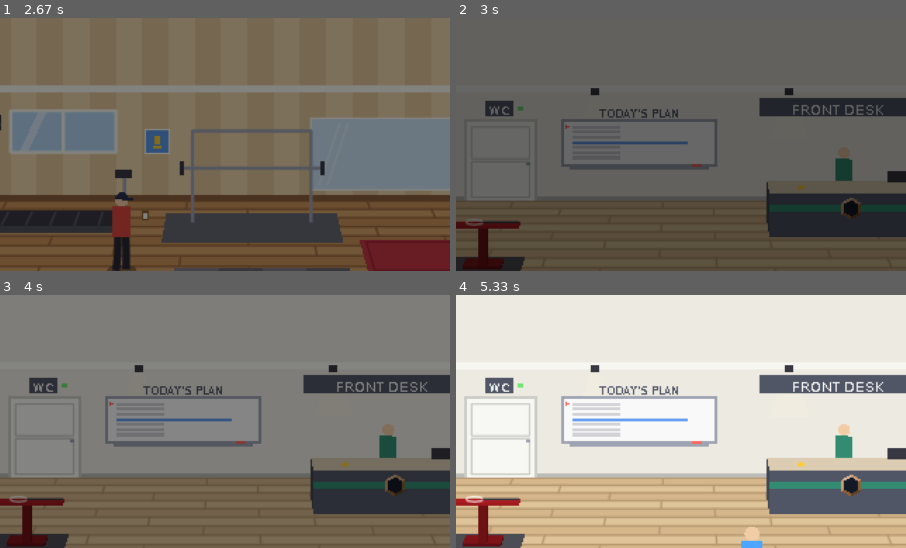
Above: before the commit, frames 1-4 (two rows, left to right).
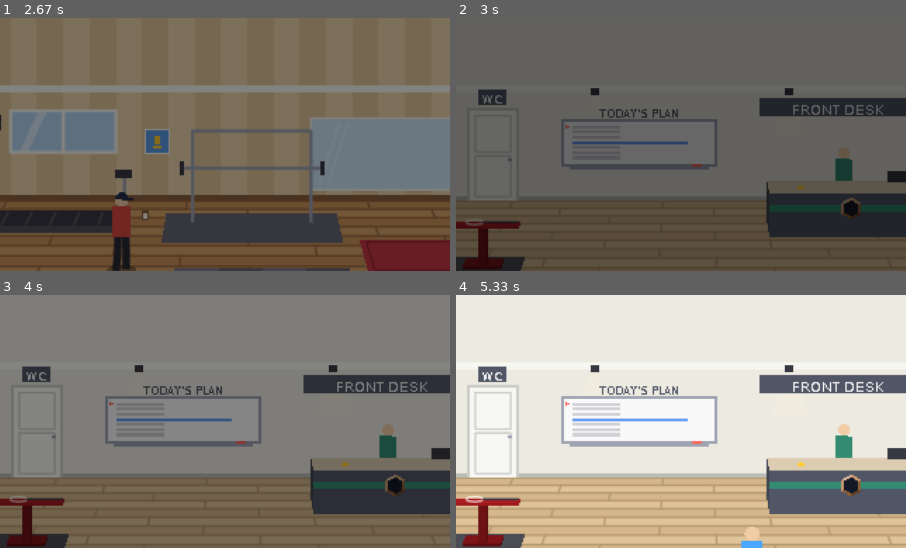
Above: after the commit, the same moments.

Repository: Weisheng-Li/Rally-Academy
Game: LÖVE game, started from main.lua
Two runs of this game, one before a commit and one after it. Both use one fixed random seed, a clock stepped at 60 frames per second and the inputs below.
Inputs (mouse positions are % of the whole screen's width and height, from its top left):
- Up to frame 1 (2.67 s): hold Right 0.33-0.8 s; click (50, 73) at 0.93 s; type "ann" at 1.77 s; tap Enter at 2.1 s; hold Right from 2.32 s (still down)
- Up to frame 2 (3 s): release Right at 2.78 s; hold Left from 2.87 s (still down)
- Up to frame 3 (4 s): release Left at 3.4 s; hold Left 3.43-3.83 s; hold Right from 3.87 s (still down)
- Up to frame 4 (5.33 s): release Right at 4.5 s; hold Left 4.53-5 s; hold Right from 5.03 s (still down)
The pictures show only the part of the screen within x 24-74%, y 14-64%; the shares and areas given below are measured in that part.

Frame 1 is identical in both runs. In frame 2, 0.6% of the frame differs, in the area x 4-18%, y 28-72%; in frame 3, 0.6%; in frame 4, 2.4%, in the area x 1-18%, y 28-73%.

Commit message:
Lobby WC: taller, narrower door; drop the occupied light
Co-Authored-By: Claude Opus 5.5 <noreply@anthropic.com>

Diff:
--- a/src/config/layout.lua
+++ b/src/config/layout.lua
@@ -92,7 +92,7 @@
       desk = { x = 1.95, y = -0.3, hx = 1.0, hy = 0.35, h = 1.05 }, receptionist = { x = 1.95, y = -1.05 },
       deskFront = { x = 1.7, y = 0.6 }, deskSign = { x1 = 0.9, x2 = 3.0 },
       board = { x1 = -1.7, x2 = 0.3, z1 = 1.0, z2 = 2.1 },              -- whiteboard on the back wall
-      wcDoor = { x1 = -3.0, x2 = -2.1, h = 2.1 }, wc = { x = -2.55, y = -1.25 },
+      wcDoor = { x1 = -2.95, x2 = -2.35, h = 2.4 }, wc = { x = -2.65, y = -1.25 },   -- tall and narrow: heights are squashed on screen
       shopWall = { x1 = -9, x2 = -3.3 },                                -- slatwall with rackets + shoes
       cabinet = { x = -5.2, y = -1.3, hx = 1.2, hy = 0.32, h = 0.85 }, browse = { x = -4.8, y = -0.45 },
       stringer = { x = -2.4, y = 1.3 }, stringerWatch = { x = -1.7, y = 1.7 },
--- a/src/view/lobby_view.lua
+++ b/src/view/lobby_view.lua
@@ -201,7 +201,7 @@
 end
 
 ---------------------------------------------------------------------------- WC, board, desk sign
-local function drawWC(cam, busy)
+local function drawWC(cam)
   local D = LS.wcDoor
   local x, y, w, h = wallRect(cam, D.x1, D.x2, 0, D.h)
   Draw.color(TC.doorFrame)
@@ -213,13 +213,11 @@
   love.graphics.rectangle("line", x + 3.5, y + h * 0.5, w - 7, h * 0.45)
   Draw.color(TC.metal)
   love.graphics.rectangle("fill", x + w - 6, y + h * 0.52, 3, 2)
-  -- WC plate over the door, the occupied light on its right
+  -- WC plate over the door
   local px, py = math.floor(x + w / 2 - 10), math.floor(y - 15)
   Draw.color(TC.desk)
   love.graphics.rectangle("fill", px, py, 20, 11)
   Draw.sign("WC", px, py, 20, 11, C.text, Assets.fonts.small)
-  Draw.color(busy and C.bad or C.good)
-  love.graphics.circle("fill", px + 25, py + 5.5, 2)
 end
 
 local function drawBoard(cam, s, hot)
@@ -268,7 +266,7 @@
   local a = s.activity
   drawFloorAndWall(view, cam)
   drawShopWall(cam)
-  drawWC(cam, here and a.name == "bathroom" and view.arrived)
+  drawWC(cam)
   drawBoard(cam, s, view.hover == "board")
   drawDeskWall(cam)
 
